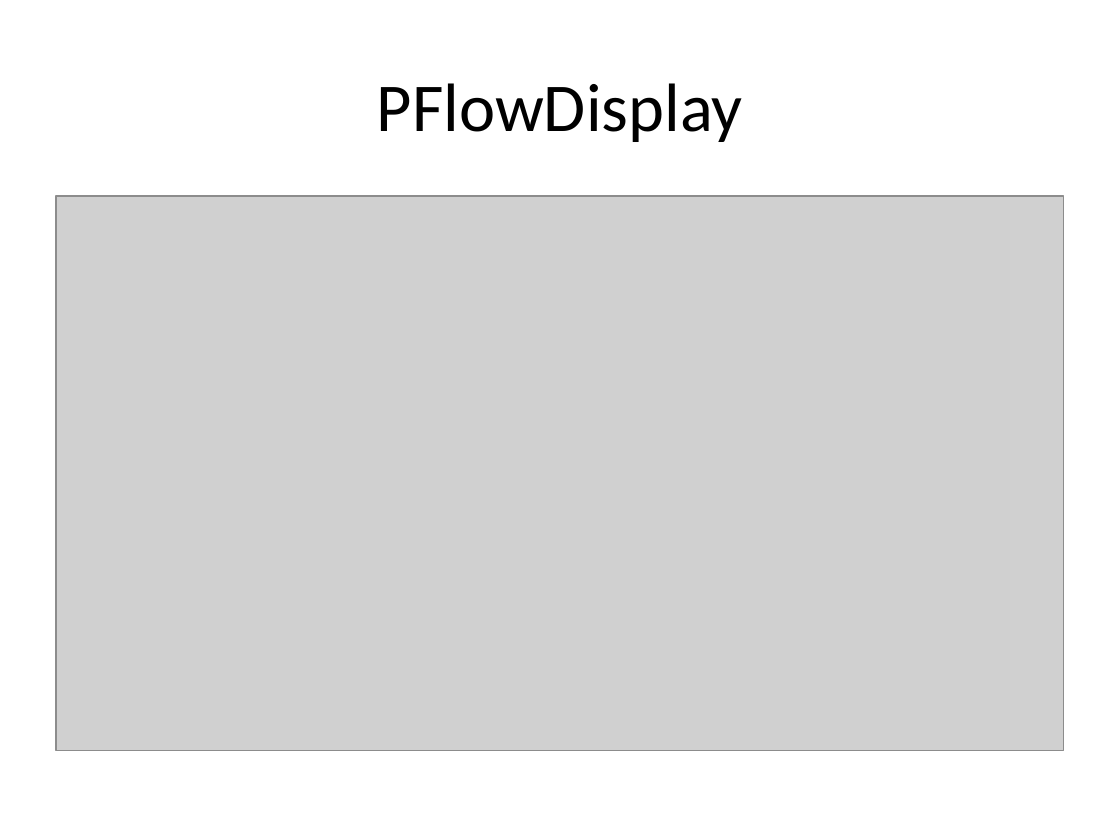
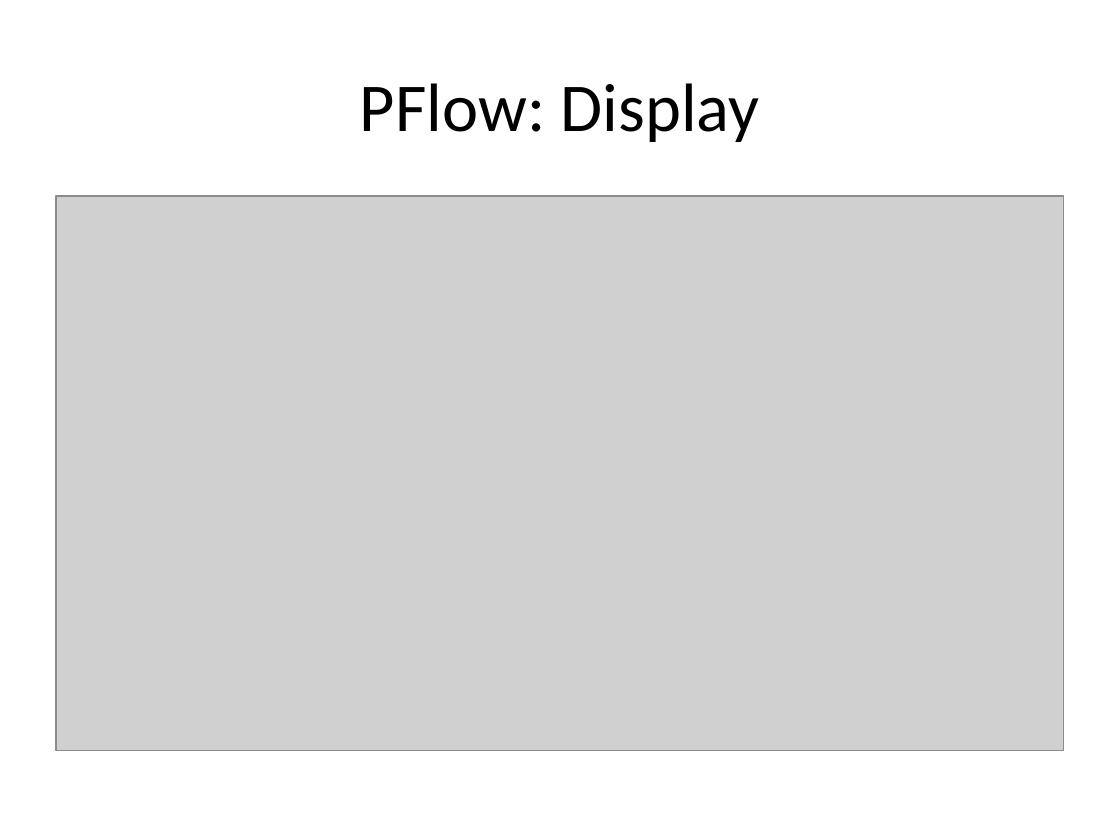
Before and after one commit to garyscary/C307-Project, a slide deck: slide 16 of Special Effects Presentation/c307SpecialEffectsPresentation.pptx. Drawn at 1120x840 pixels with LibreOffice and Linux fonts; fonts in the diff are those of the drawing; grey boxes stand for pictures. Boxes give left, top, right and bottom in pixels: in the first picture for what was removed or moved away, otherwise in the second. Text is boxed around its words. In the diff, an @@ line names an element or a change of style, - is before the commit and + after.

Commit message:
fixed typos in presentation

```diff
--- a/Special Effects Presentation/c307SpecialEffectsPresentation.pptx
+++ b/Special Effects Presentation/c307SpecialEffectsPresentation.pptx
@@ title at (360,83,760,142): text changed @@
-PFlowDisplay
+PFlow: Display
```
Also in this commit, not shown: 1 other slide changed.
